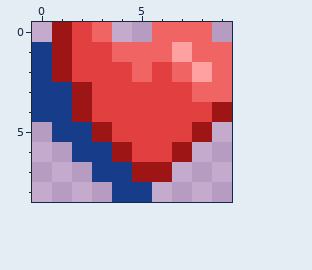
Two versions of one pixel-art sprite, Assets/Resources/images/Misc/heart.png. This is how it looked before the edit.
The file is 10x10 pixels. The old version is drawn lined up with the new one, on the new canvas.
Now the later version:
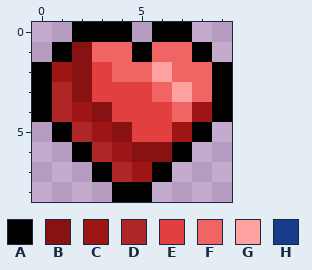
Palette (. is transparent): A #000000  B #881111  C #9e1515  D #af2626  E #e24040  F #f06464  G #ffa1a1  H #173d8a
Difference:
canvas 10x10 -> 10x9, the old top-left corner now at 0,-1 (the part of the old canvas that was cut away was empty and is not shown)
Changed rows in their new state; - is an unchanged pixel.
first column x 0:
0 -.AAA-AA.-
1 .ABF-A-FA.
2 A-B-F-G-FA
3 ADB---FG-A
4 AD-B---FCA
5 -AD-B--CA-
6 --AD-BBA--
7 ---AD-A---
8 ----AA----
